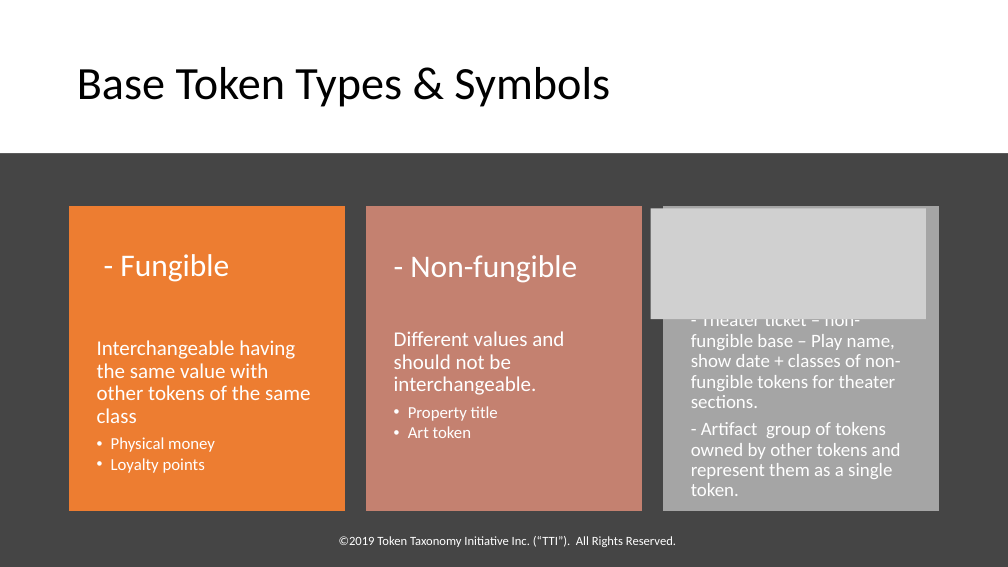
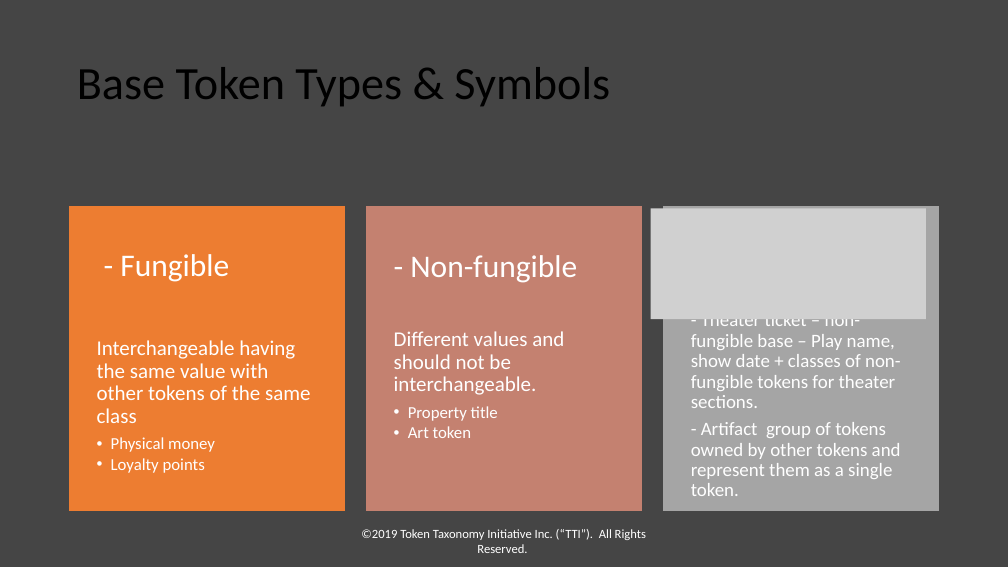
Before and after one commit to vipinsun/TokenTaxonomyFramework-pub, a slide deck: slide 9 of presentations/TTF-Presentation.pptx. Drawn at 1008x567 pixels with LibreOffice and Linux fonts; fonts in the diff are those of the drawing; grey boxes stand for pictures. Boxes give left, top, right and bottom in pixels: in the first picture for what was removed or moved away, otherwise in the second. Text is boxed around its words. In the diff, an @@ line names an element or a change of style, - is before the commit and + after.

Commit message:
Refactoring Model
Adding classification and Token Template calculation and validation.  Moving model out of artifacts folder and Artifact from the Token Template.

```diff
--- a/presentations/TTF-Presentation.pptx
+++ b/presentations/TTF-Presentation.pptx
@@ rectangle removed at bbox=[0, 0, 1008, 153] @@
@@ text "©2019 Token Taxonomy Initiative Inc. ..." rewrapped from bbox=[339, 536, 676, 547] to bbox=[361, 529, 646, 553] @@
```
Also in this commit, not shown: 23 other slides changed, 19 other files.
